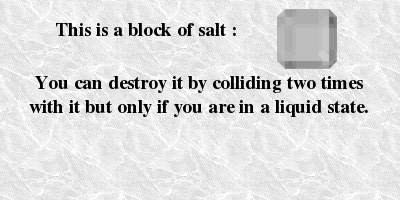
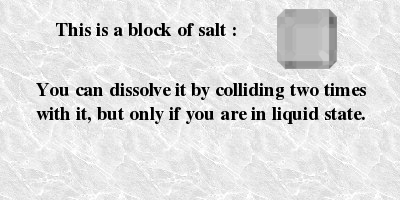
Layers edited between the first and the second (400, 200) image:
renamed "You can destroy it by collidin..." to "You can dissolve it by collidi...", painted on it over [29, 76, 368, 124]
